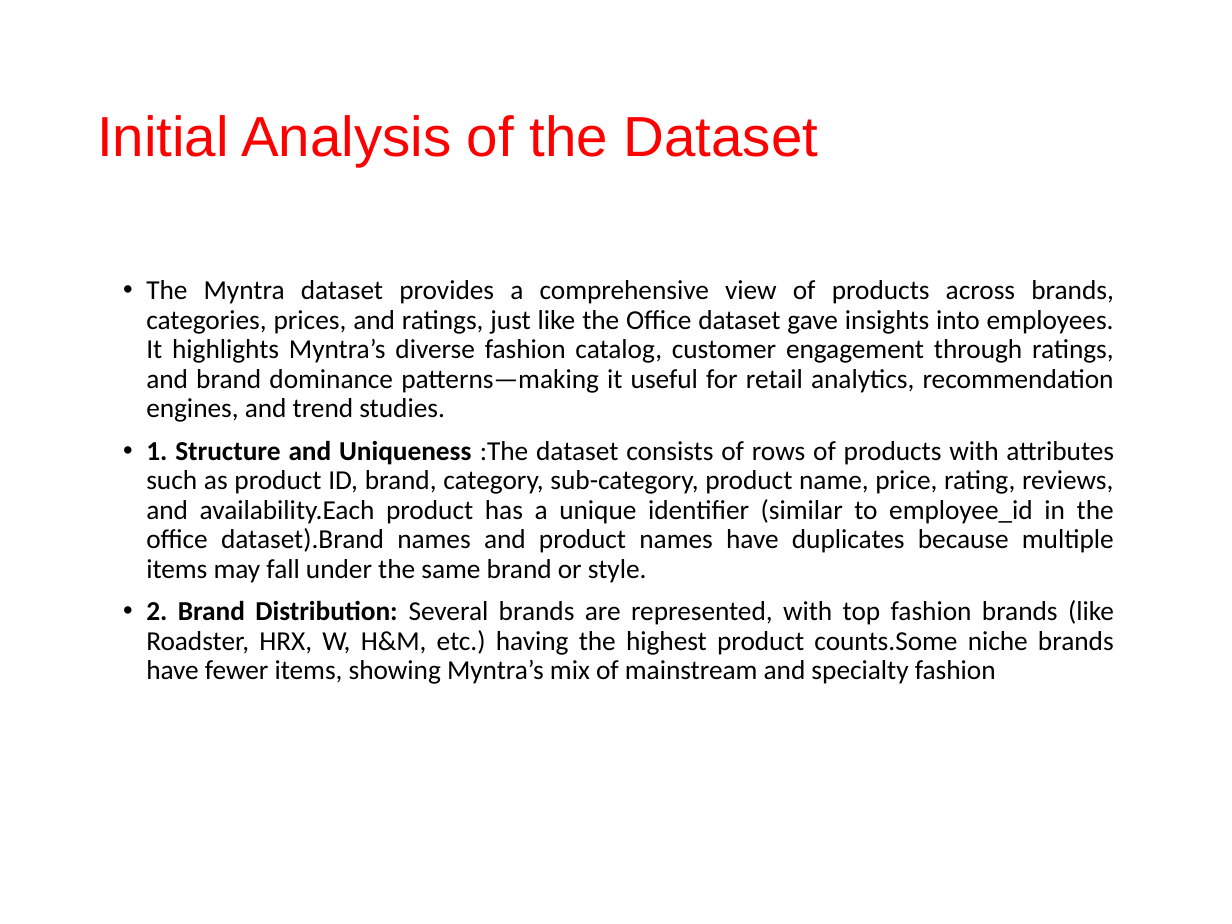
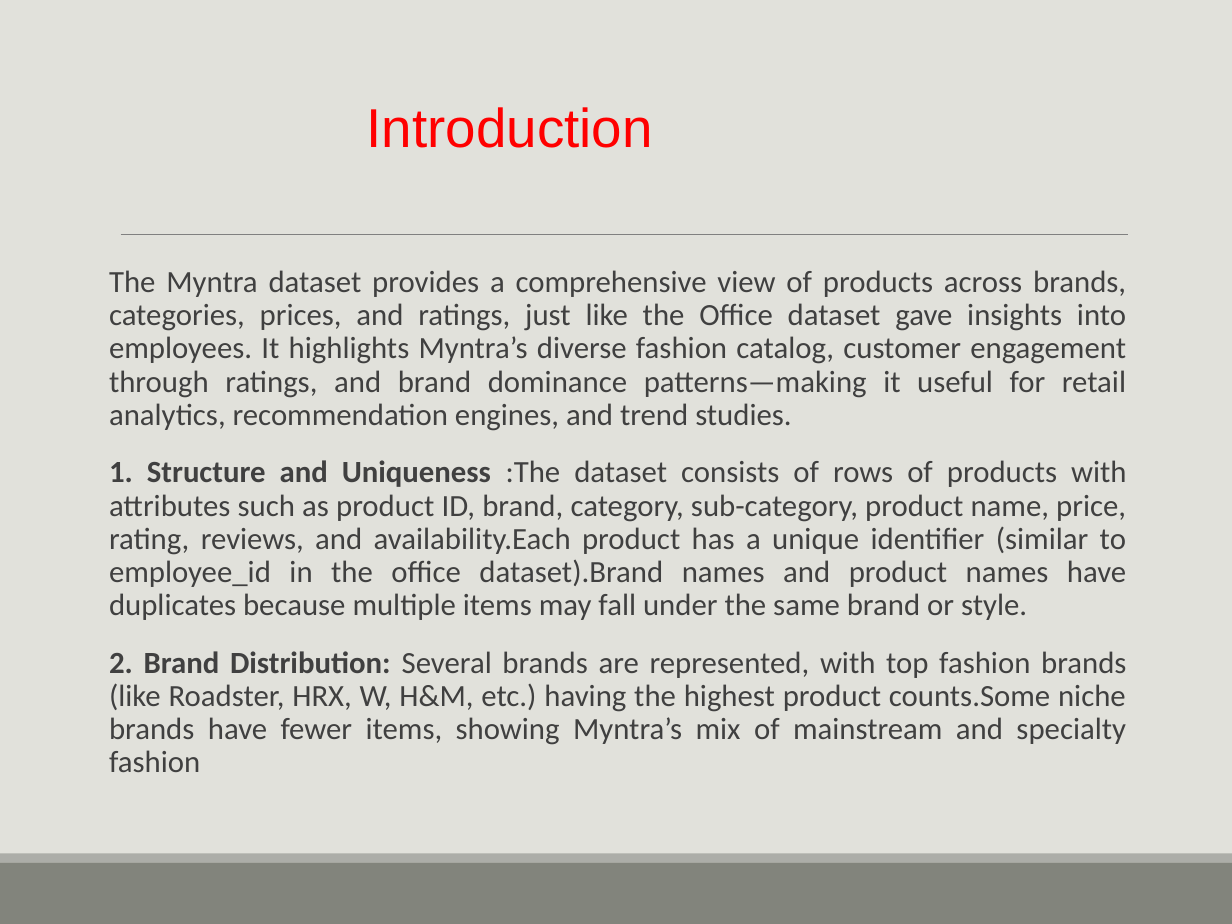
Before and after one commit to srinija1111/BigDataAnalytics, a slide deck: slide 2 of 7. Myntra Sales Analysis(Mini Project)/myntra sales ppt.pptx (slide 3 before the commit). Drawn at 1232x924 pixels with LibreOffice and Linux fonts; fonts in the diff are those of the drawing. Boxes give left, top, right and bottom in pixels: in the first picture for what was removed or moved away, otherwise in the second. Text is boxed around its words. In the diff, an @@ line names an element or a change of style, - is before the commit and + after.

```diff
--- a/7. Myntra Sales Analysis(Mini Project)/myntra sales ppt.pptx
+++ b/7. Myntra Sales Analysis(Mini Project)/myntra sales ppt.pptx
@@ background #FFFFFF to #E1E1DB @@
@@ title removed at (97,115,818,167) @@
-Initial Analysis of the Dataset
@@ text added at (367,107,653,148), 32 pt, text #FF0000 @@
+Introduction
@@ line added from (121, 234) to (1127, 234), #808080 0.5 pt @@
@@ text "The Myntra dataset provides a ...": place and size @@
-text "The Myntra dataset provides a ..." at (146,280,1114,684)
+text "The Myntra dataset provides a ..." at (109,270,1127,772)
@@ text "The Myntra dataset provides a ..." at (109,270,1127,772): size 16 to 18 pt, text colour #000000 to #404040; bullet • to  ; more space between paragraphs @@
@@ rectangle added at (0,862,1232,924), fill #82847C @@
@@ rectangle added at (0,854,1232,862), fill #ACADA8 @@
```
Also in this commit, not shown: 10 other slides changed, 2 slides removed.
